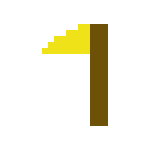
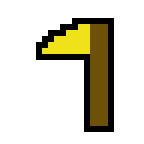
Layered file, before and after one edit (144x144). Changes by layer:
painted on "Background" over [left=36, top=18, right=114, bottom=132]
